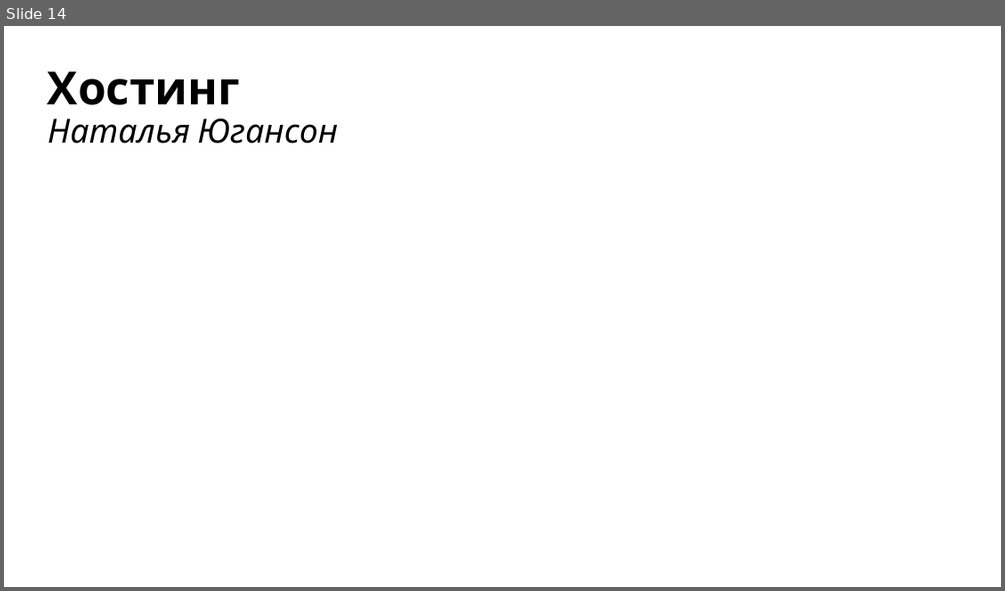
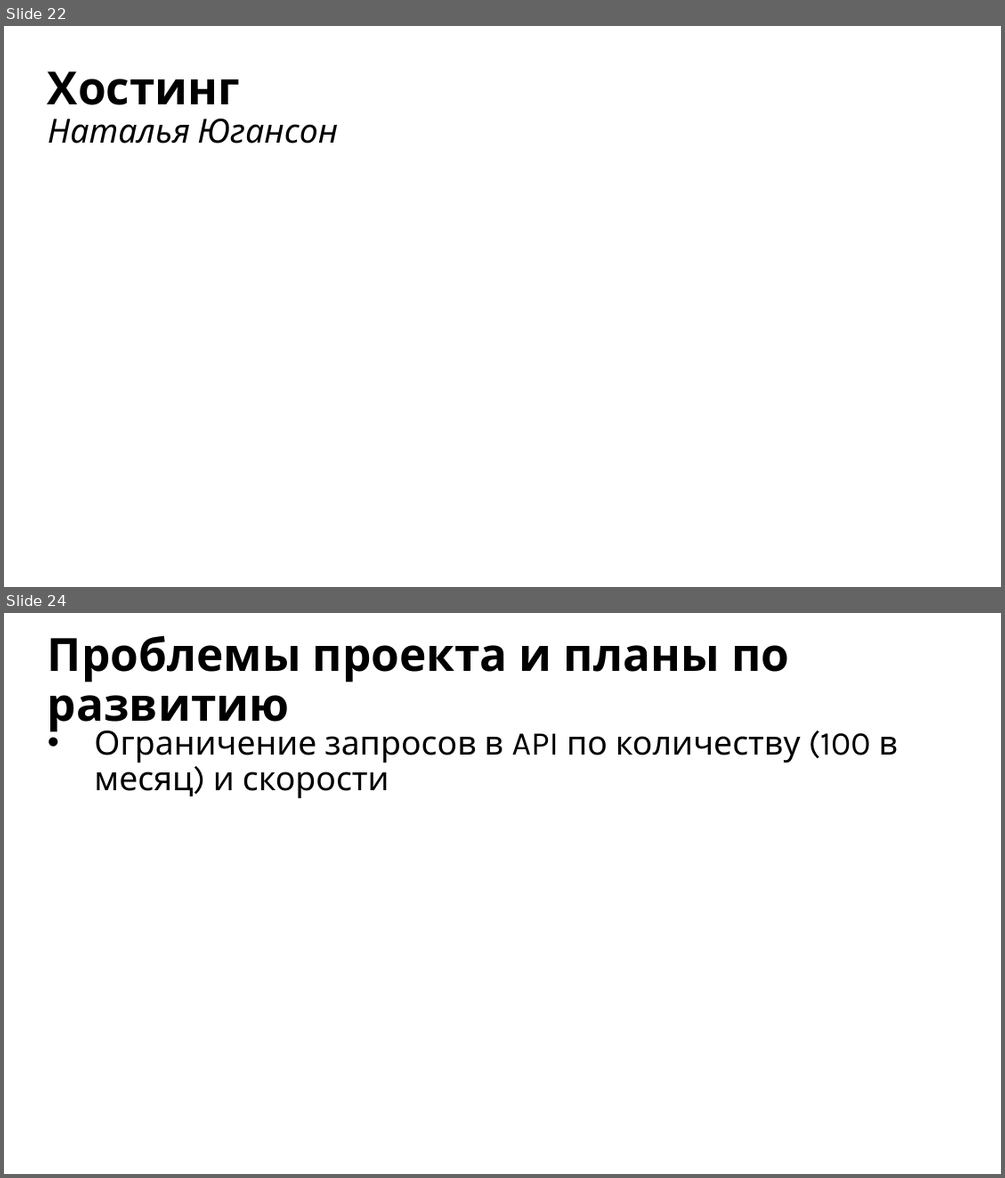
Before and after one commit to yugansonchik/GeoQuest, a slide deck: Презентация GeoQuest.pptx. Shown one above the other, each under a label of ours: slide 14 before the commit, slides 22 and 24 after it; the slides between them are not shown. The pictures are 1005x591 and 1005x1178 pixels, drawn with LibreOffice and Linux fonts; fonts in the diff are those of the drawing. Boxes give left, top, right and bottom in pixels: in the first picture for what was removed or moved away, otherwise in the second. Text is boxed around its words. In the diff, an @@ line names an element or a change of style, - is before the commit and + after.

```diff
--- a/Презентация GeoQuest.pptx
+++ b/Презентация GeoQuest.pptx
@@ slide 24 added at (4, 613, 1001, 1174), background #FFFFFF @@
@@ title added at (48, 635, 789, 732), 44 pt, text #000000, bold @@
+Проблемы проекта и планы по развитию
@@ text added at (94, 730, 898, 798), 32 pt, text #000000 @@
+• Ограничение запросов в API по количеству (100 в месяц) и скорости
@@ what was slide 14 is now slide 22 @@
```
Also in this commit, not shown: 10 slides changed, 11 other slides added.
